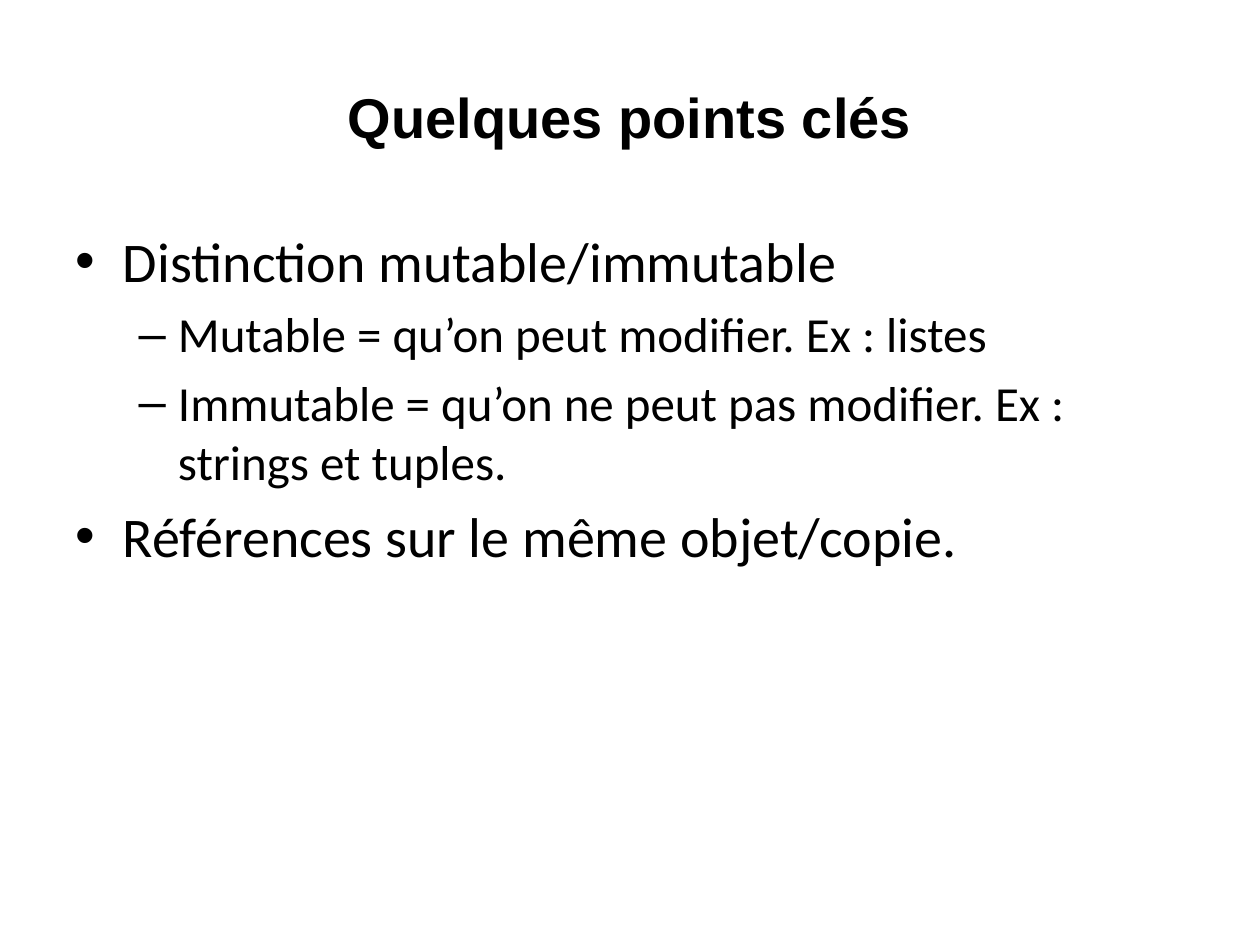
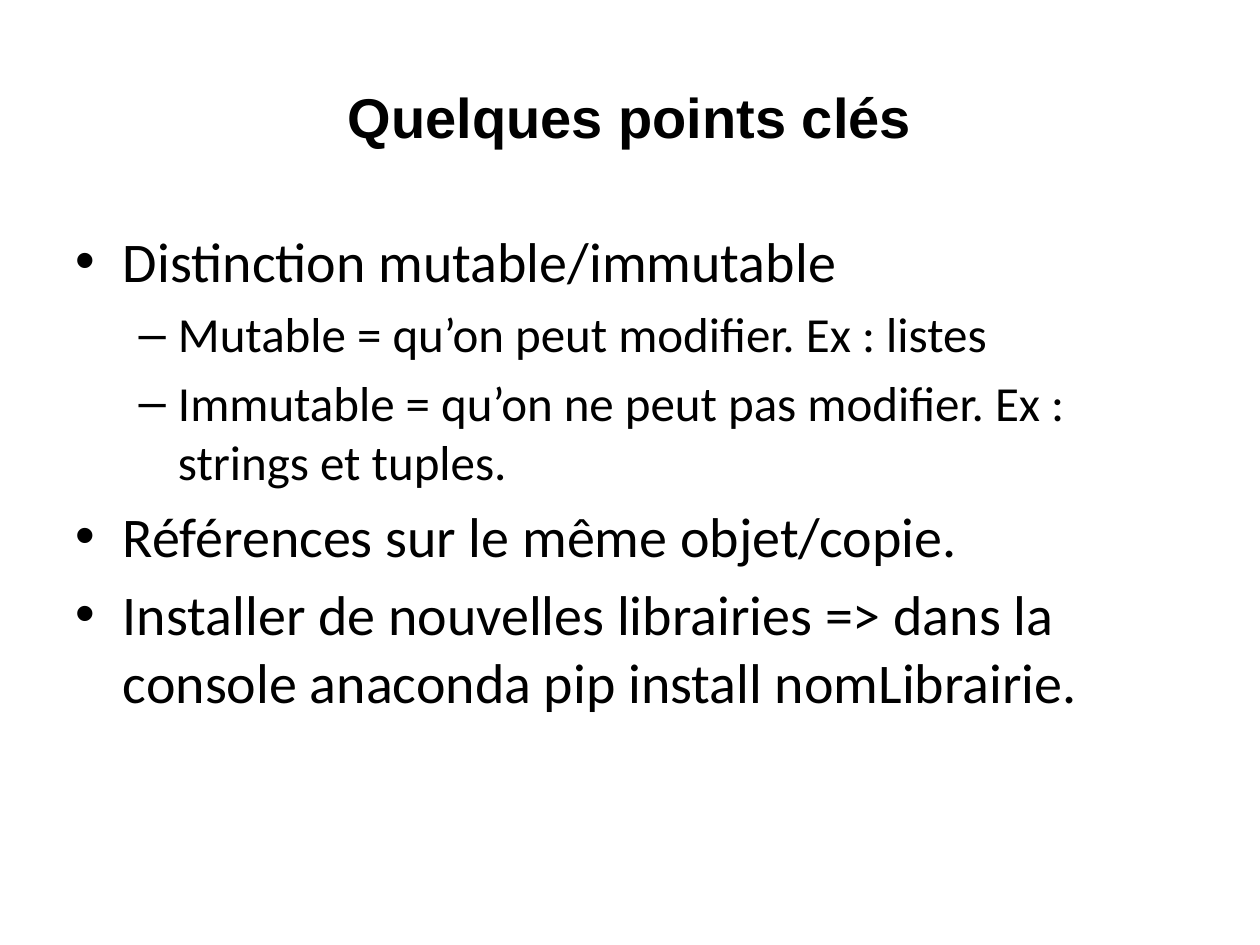
Before and after one commit to loicmidy/formation-python, a slide deck: slide 16 of formation python.pptx (slide 13 before the commit). Drawn at 1260x945 pixels with LibreOffice and Linux fonts; fonts in the diff are those of the drawing. Boxes give left, top, right and bottom in pixels: in the first picture for what was removed or moved away, otherwise in the second. Text is boxed around its words. In the diff, an @@ line names an element or a change of style, - is before the commit and + after.

```diff
--- a/formation python.pptx
+++ b/formation python.pptx
@@ text at box(123, 596, 1077, 712): paragraph added @@
+• Installer de nouvelles librairies => dans la console anaconda pip install nomLibrairie.
```
Also in this commit, not shown: 1 other slide changed, 13 slides added, 9 other files.
